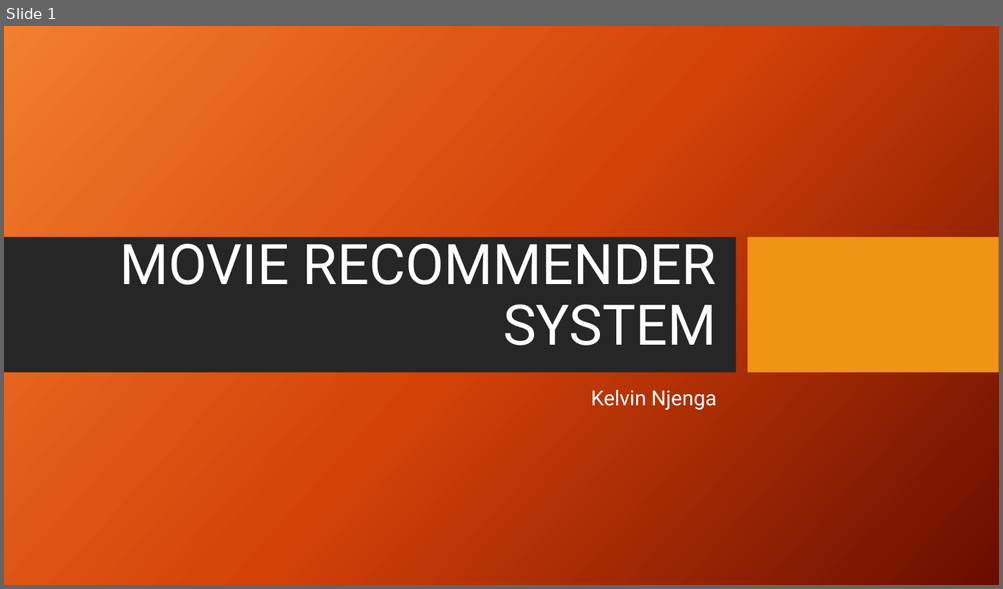
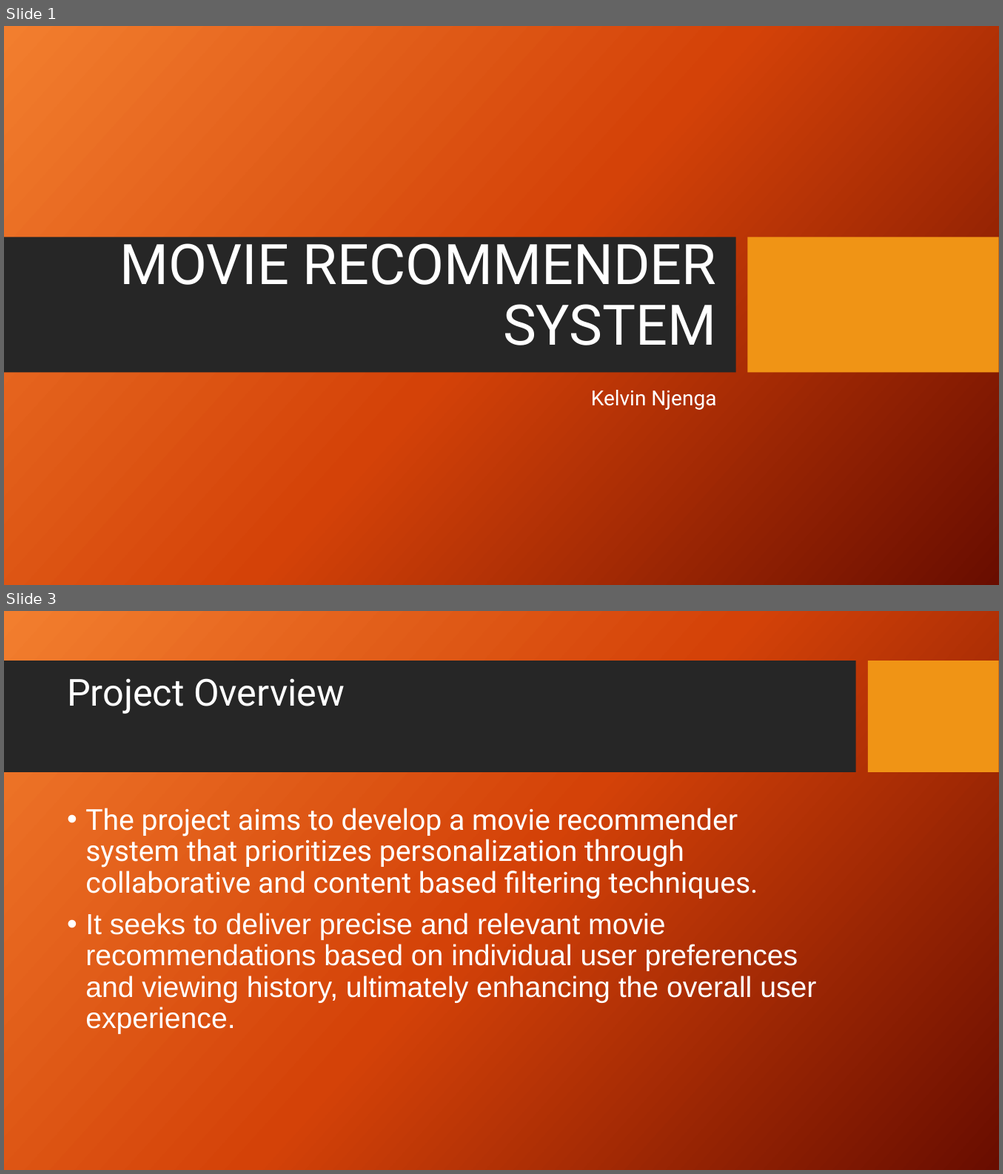
Before and after one commit to djdrjeff/Phase_4_Project, a slide deck: Presentation1.pptx. Shown one above the other, each under a label of ours: slide 1 before the commit, slides 1 and 3 after it; the slides between them are not shown. The pictures are 1003x589 and 1003x1174 pixels, drawn with LibreOffice and Linux fonts; fonts in the diff are those of the drawing; background and template pictures are left out. Boxes give left, top, right and bottom in pixels: in the first picture for what was removed or moved away, otherwise in the second. Text is boxed around its words. In the diff, an @@ line names an element or a change of style, - is before the commit and + after.

```diff
--- a/Presentation1.pptx
+++ b/Presentation1.pptx
@@ slide 3 added at <box>4,611,999,1170</box>, background picture (left out) @@
@@ rectangle added at <box>4,661,855,773</box>, fill #262626 @@
@@ rectangle added at <box>868,661,999,773</box>, fill #F09415 @@
@@ title added at <box>67,678,344,714</box>, 36 pt, text #FFFFFF @@
+Project Overview
@@ text added at <box>85,808,816,1034</box>, 28 pt, text #FFFFFF @@
+• The project aims to develop a movie recommender system that prioritizes personalization through collaborative and content based filtering techniques.
+• It seeks to deliver precise and relevant movie recommendations based on individual user preferences and viewing history, ultimately enhancing the overall user experience.
```
Also in this commit, not shown: 1 slide changed, 3 other slides added.
